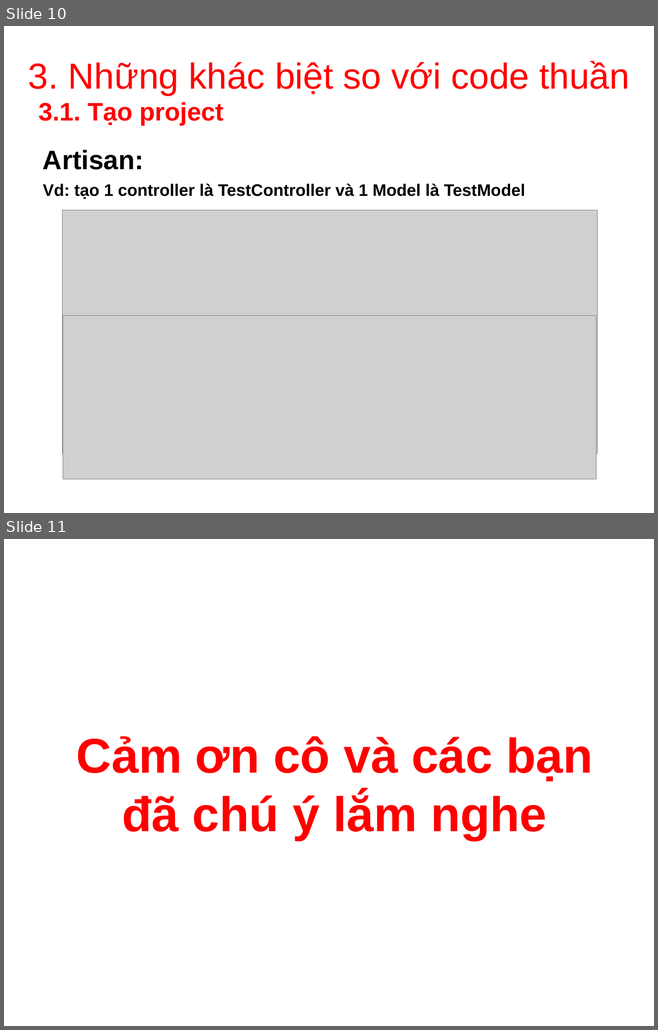
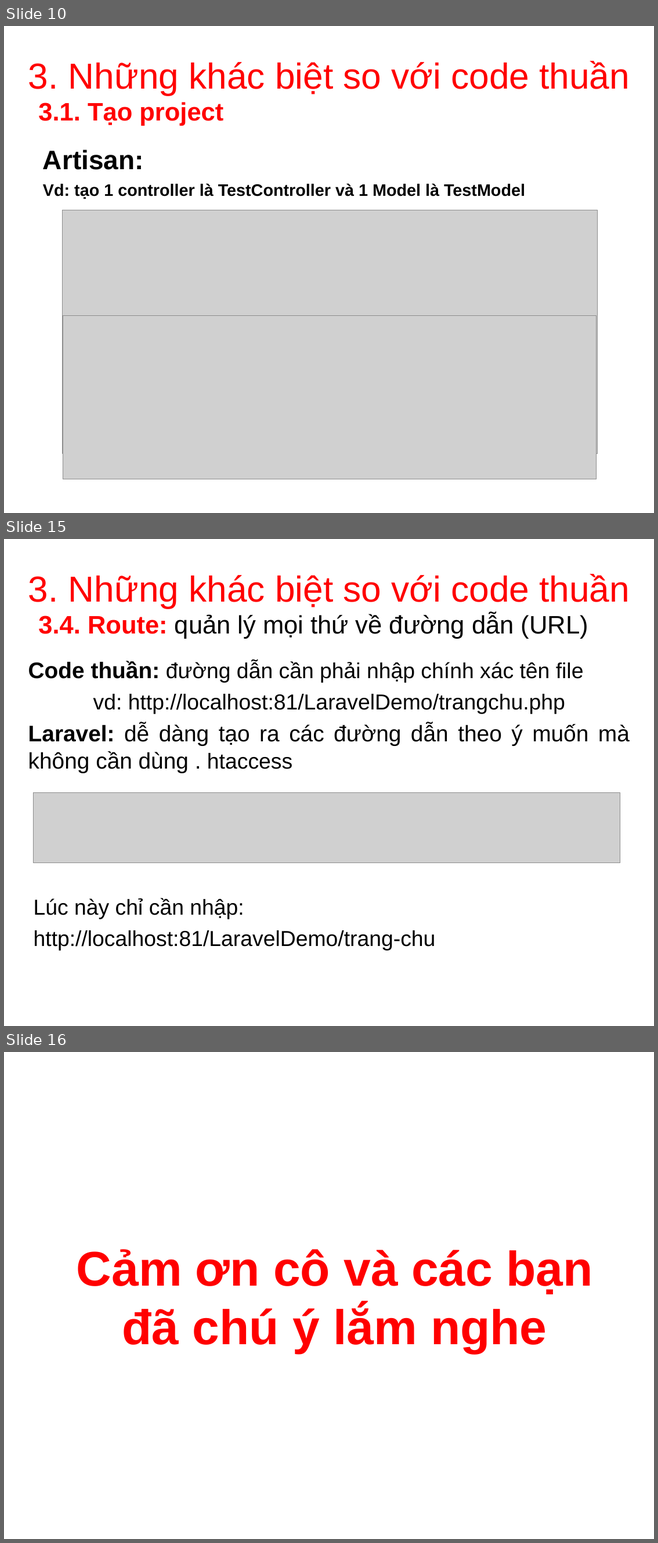
Before and after one commit to buckblack/CNPM_Nhom4_ca1, a slide deck: cnpm_laravel.ppt. Shown one above the other, each under a label of ours: slides 10 and 11 before the commit, slides 10, 15 and 16 after it; the slides between them are not shown. The pictures are 658x1030 and 658x1543 pixels, drawn with LibreOffice and Linux fonts; fonts in the diff are those of the drawing; grey boxes stand for pictures; background and template pictures are left out. Boxes give left, top, right and bottom in pixels: in the first picture for what was removed or moved away, otherwise in the second. Text is boxed around its words. In the diff, an @@ line names an element or a change of style, - is before the commit and + after.

Commit message:
laravel

```diff
--- a/cnpm_laravel.ppt
+++ b/cnpm_laravel.ppt
@@ slide 15 added at box(4, 539, 654, 1026), background picture (left out) @@
@@ title added at box(28, 574, 630, 608), 40 pt, text #FF0000 @@
+3. Những khác biệt so với code thuần
@@ text added at box(38, 613, 588, 639), 28 pt, text #000000 @@
+3.4. Route: quản lý mọi thứ về đường dẫn (URL)
@@ text added at box(28, 661, 583, 714), 24 pt, text #000000 @@
+Code thuần: đường dẫn cần phải nhập chính xác tên file
+vd: http://localhost:81/LaravelDemo/trangchu.php
@@ text added at box(28, 724, 629, 773), 25 pt, text #000000 @@
+Laravel: dễ dàng tạo ra các đường dẫn theo ý muốn mà không cần dùng . htaccess
@@ picture added at box(33, 793, 620, 863) @@
@@ text added at box(34, 898, 436, 951), 24 pt, text #000000 @@
+Lúc này chỉ cần nhập:
+http://localhost:81/LaravelDemo/trang-chu
@@ what was slide 11 is now slide 16 @@
```
Also in this commit, not shown: 4 other slides added.
